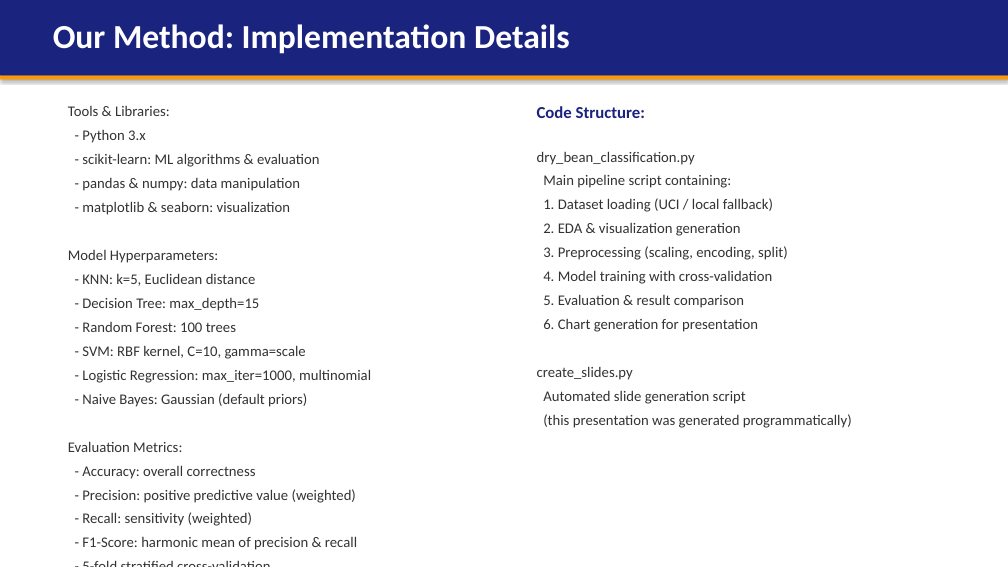
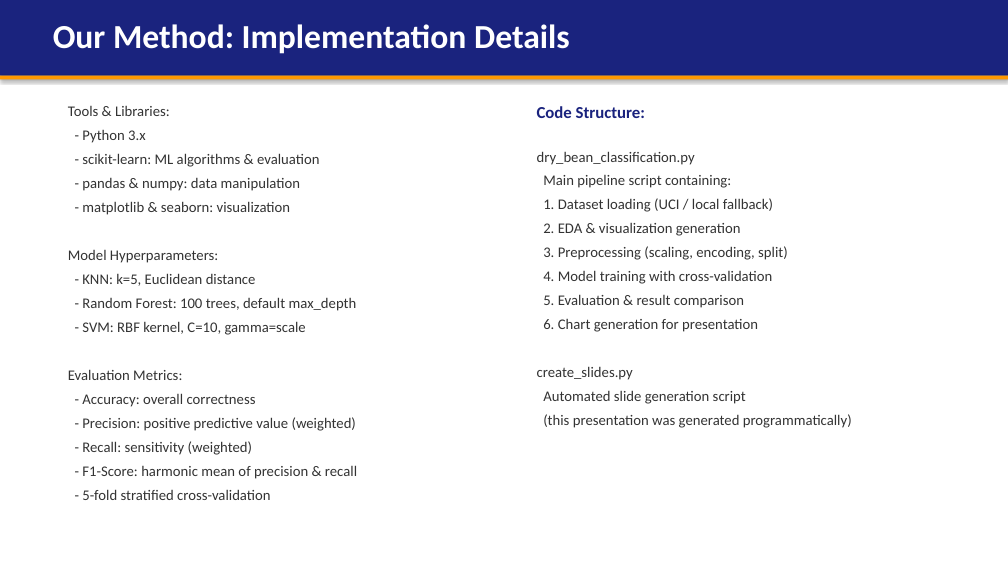
Before and after one commit to fcke109/DryBean, a slide deck: slide 11 of CSCI218_DryBean_Presentation.pptx. Drawn at 1008x567 pixels with LibreOffice and Linux fonts; fonts in the diff are those of the drawing. Boxes give left, top, right and bottom in pixels: in the first picture for what was removed or moved away, otherwise in the second. Text is boxed around its words. In the diff, an @@ line names an element or a change of style, - is before the commit and + after.

```diff
--- a/CSCI218_DryBean_Presentation.pptx
+++ b/CSCI218_DryBean_Presentation.pptx
@@ text at <box>82,297,357,311</box>: text changed @@
-- Decision Tree: max_depth=15
-- Random Forest: 100 trees
+- Random Forest: 100 trees, default max_depth
@@ text at <box>82,369,371,407</box>: paragraphs removed @@
-- Logistic Regression: max_iter=1000, multinomial
-- Naive Bayes: Gaussian (default priors)
```
Also in this commit, not shown: 7 other slides changed, 12 other files.
